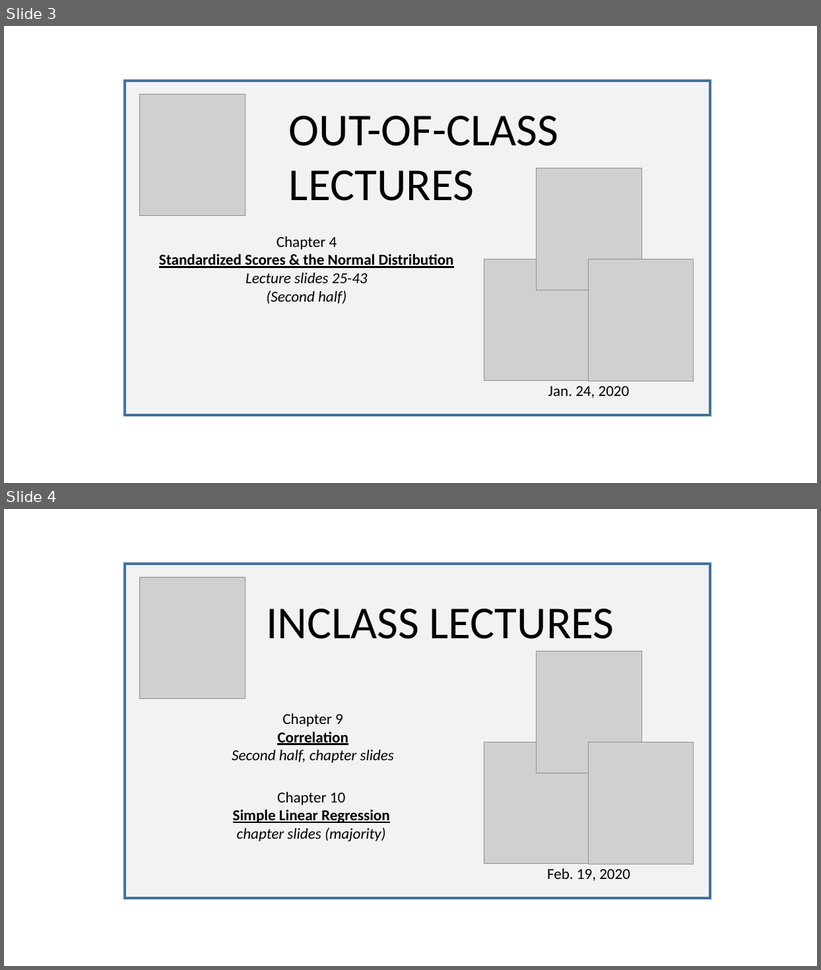
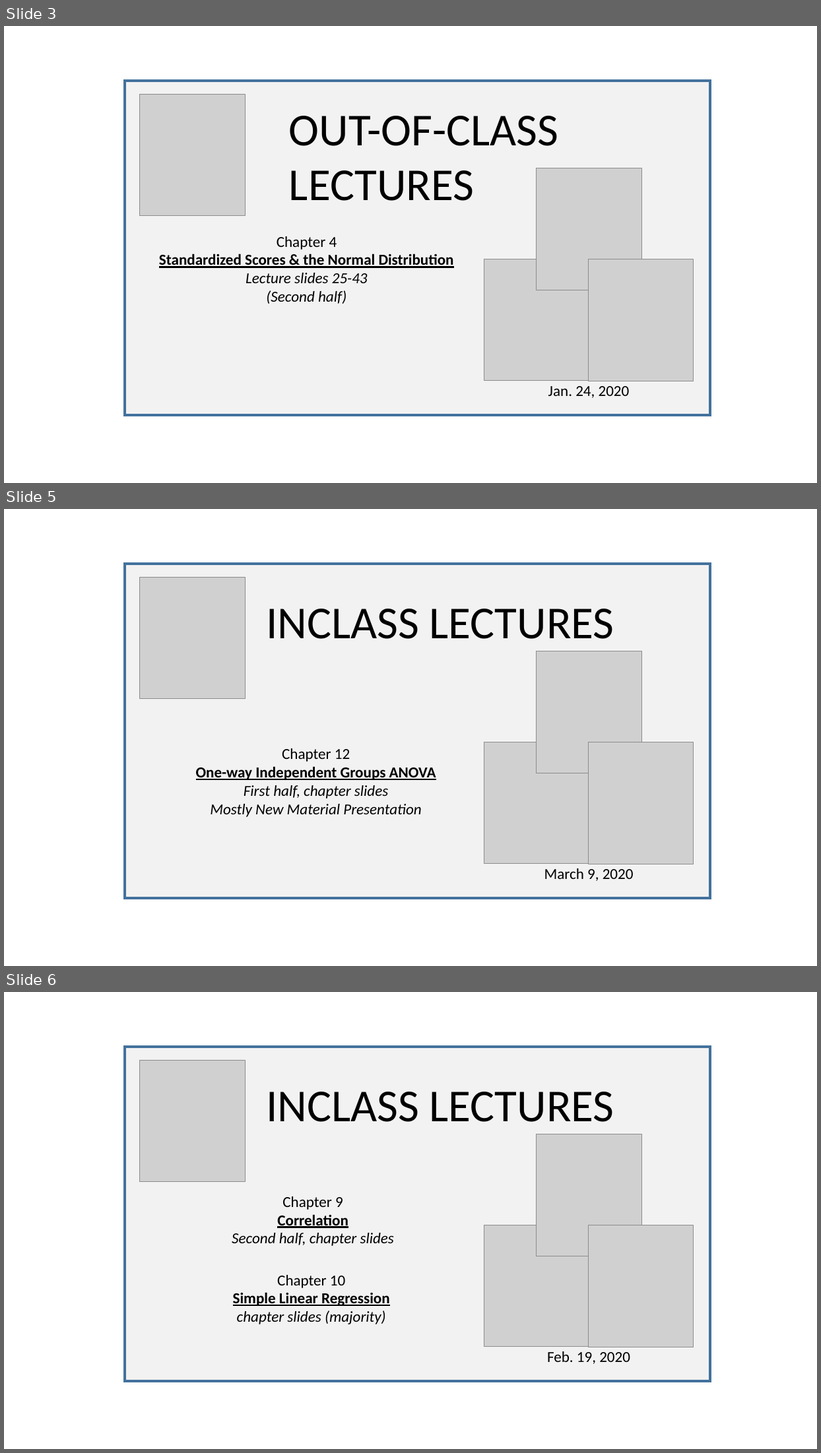
Before and after one commit to SarBearSchwartz/SarBearSchwartz.github.io, a slide deck: public/img/youtube_thumbnails/video_thumbnail_building.pptx. Shown one above the other, each under a label of ours: slides 3 and 4 before the commit, slides 3, 5 and 6 after it; the slides between them are not shown. The pictures are 821x970 and 821x1453 pixels, drawn with LibreOffice and Linux fonts; fonts in the diff are those of the drawing; grey boxes stand for pictures. Boxes give left, top, right and bottom in pixels: in the first picture for what was removed or moved away, otherwise in the second. Text is boxed around its words. In the diff, an @@ line names an element or a change of style, - is before the commit and + after.

```diff
--- a/public/img/youtube_thumbnails/video_thumbnail_building.pptx
+++ b/public/img/youtube_thumbnails/video_thumbnail_building.pptx
@@ slide 5 added at (x1=4, y1=509, x2=817, y2=966), background #FFFFFF @@
@@ rectangle added at (x1=125, y1=564, x2=710, y2=898), fill #F2F2F2, outline #43739E 3 pt @@
@@ picture added at (x1=140, y1=578, x2=246, y2=699) @@
@@ text added at (x1=266, y1=609, x2=614, y2=639), 54 pt, text #000000 @@
+INCLASS LECTURES
@@ picture added at (x1=537, y1=652, x2=642, y2=774) @@
@@ picture added at (x1=484, y1=742, x2=589, y2=864) @@
@@ picture added at (x1=588, y1=743, x2=694, y2=865) @@
@@ text added at (x1=196, y1=749, x2=436, y2=817), 18 pt, text #000000, italic @@
+Chapter 12
+One-way Independent Groups ANOVA
+First half, chapter slides
+Mostly New Material Presentation
@@ text added at (x1=545, y1=869, x2=634, y2=881), 18 pt, text #000000 @@
+March 9, 2020
@@ what was slide 4 is now slide 6 @@
```
Also in this commit, not shown: 1 other slide added, 45 other files.
